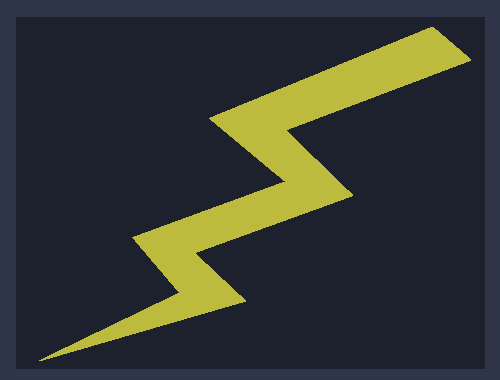
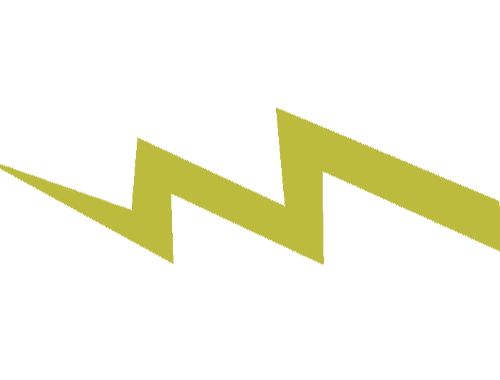
Layered file, before and after one edit (500x380). Changes by layer:
painted on "Shape 1" over (0, 27, 500, 361)
hid "Rectangle 1" over (16, 17, 485, 369)
hid "Background" over (0, 0, 500, 380)
